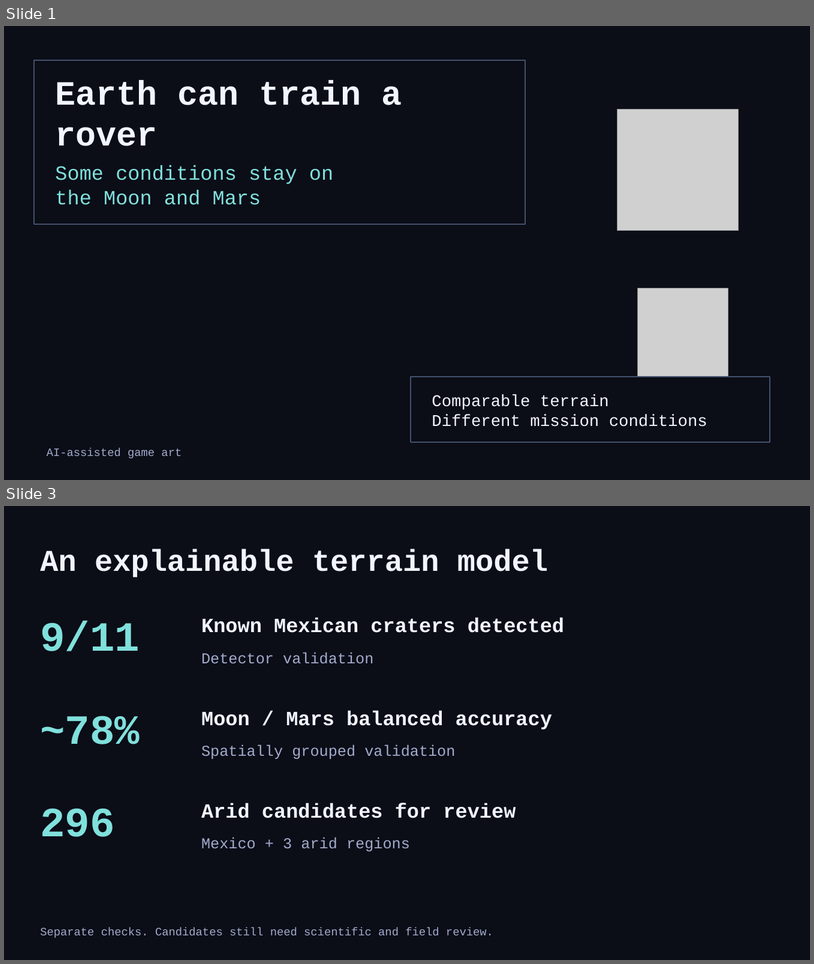
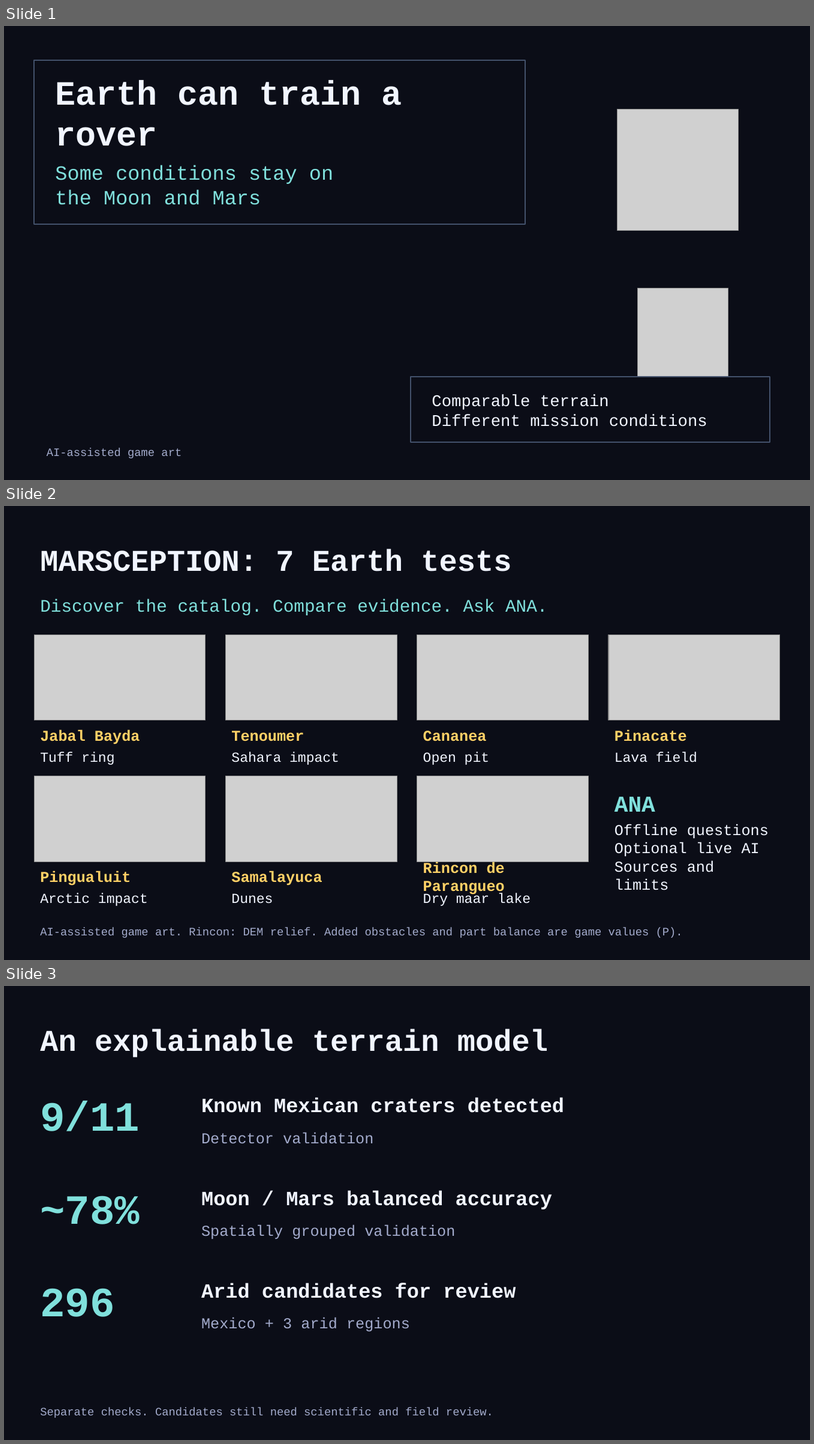
Before and after one commit to Niettzche/spaceapps-2026, a slide deck: docs/media/marsception_slides.pptx. Shown one above the other, each under a label of ours: slides 1 and 3 before the commit, slides 1, 2 and 3 after it; the slides between them are not shown. The pictures are 814x964 and 814x1444 pixels, drawn with LibreOffice and Linux fonts; fonts in the diff are those of the drawing; grey boxes stand for pictures; background and template pictures are left out. Boxes give left, top, right and bottom in pixels: in the first picture for what was removed or moved away, otherwise in the second. Text is boxed around its words. In the diff, an @@ line names an element or a change of style, - is before the commit and + after.

Commit message:
feat: present seven levels, Discover and ANA with updated submission

```diff
--- a/docs/media/marsception_slides.pptx
+++ b/docs/media/marsception_slides.pptx
@@ slide 2 added at <box>4,506,810,960</box>, background #0B0D17 @@
@@ text added at <box>40,549,512,571</box>, 36 pt, text #F1F5FF, bold @@
+MARSCEPTION: 7 Earth tests
@@ text added at <box>40,599,548,615</box>, 21 pt, text #80E0DC @@
+Discover the catalog. Compare evidence. Ask ANA.
@@ picture added at <box>34,634,206,720</box> @@
@@ picture added at <box>226,634,397,720</box> @@
@@ picture added at <box>417,634,588,720</box> @@
@@ picture added at <box>609,634,780,720</box> @@
@@ text added at <box>40,729,140,744</box>, 18 pt, text #FFD166, bold @@
+Jabal Bayda
@@ text added at <box>231,730,304,741</box>, 18 pt, text #FFD166, bold @@
+Tenoumer
@@ text added at <box>423,730,487,741</box>, 18 pt, text #FFD166, bold @@
+Cananea
@@ text added at <box>615,729,687,741</box>, 18 pt, text #FFD166, bold @@
+Pinacate
@@ text added at <box>40,751,114,765</box>, 16.5 pt, text #F1F5FF @@
+Tuff ring
@@ text added at <box>231,751,339,765</box>, 16.5 pt, text #F1F5FF @@
+Sahara impact
@@ text added at <box>423,751,489,765</box>, 16.5 pt, text #F1F5FF @@
+Open pit
@@ text added at <box>615,751,698,762</box>, 16.5 pt, text #F1F5FF @@
+Lava field
@@ picture added at <box>34,776,206,862</box> @@
@@ picture added at <box>226,776,397,862</box> @@
@@ picture added at <box>417,776,588,862</box> @@
@@ text added at <box>615,796,656,811</box>, 27 pt, text #80E0DC, bold @@
+ANA
@@ text added at <box>615,824,769,890</box>, 18 pt, text #F1F5FF @@
+Offline questions
+Optional live AI
+Sources and limits
@@ text added at <box>423,861,505,896</box>, 18 pt, text #FFD166, bold @@
+Rincon de Parangueo
@@ text added at <box>40,871,131,885</box>, 18 pt, text #FFD166, bold @@
+Pingualuit
@@ text added at <box>231,871,322,885</box>, 18 pt, text #FFD166, bold @@
+Samalayuca
@@ text added at <box>40,892,148,906</box>, 16.5 pt, text #F1F5FF @@
+Arctic impact
@@ text added at <box>231,893,273,903</box>, 16.5 pt, text #F1F5FF @@
+Dunes
@@ text added at <box>423,892,531,906</box>, 16.5 pt, text #F1F5FF @@
+Dry maar lake
@@ text added at <box>40,927,683,937</box>, 13.5 pt, text #A3ABCC @@
+AI-assisted game art. Rincon: DEM relief. Added obstacles and part balance are game values (P).
```
Also in this commit, not shown: 2 slides changed, 1 slide removed, 13 other files.
